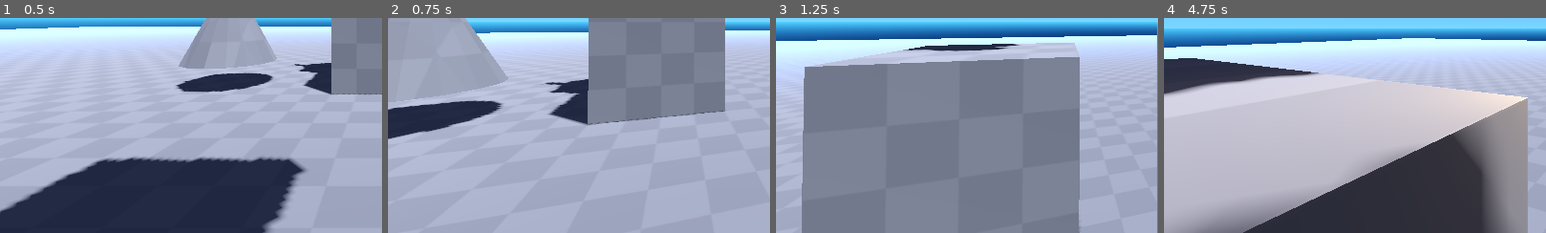
Above: before the commit, frames 1-4 (left to right).
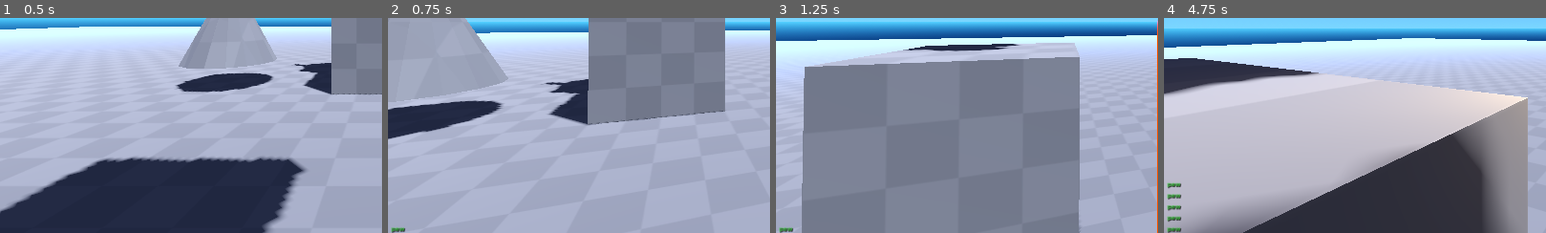
Above: after the commit, the same moments.

Repository: ditherworks/ditherworks_tools
Game: Godot game, scene res://demo/scenes/demo_world.tscn
Two runs of this game, one before a commit and one after it. Both use one fixed random seed, a clock stepped at 60 frames per second and the inputs below.
Inputs (mouse positions are % of the whole screen's width and height, from its top left):
- Up to frame 1 (0.5 s): no input
- Up to frame 2 (0.75 s): tap Enter at 0.5 s; move the mouse to (55, 50) at 0.52 s; hold W (move_forward) from 0.53 s (still down); click (55, 50) at 0.6 s
- Up to frame 3 (1.25 s): keep holding W (move_forward); tap Space (jump) at 0.77 s
- Up to frame 4 (4.75 s): keep holding W (move_forward); move the mouse to (45, 50) at 1.27 s; click (45, 50) at 1.35 s; tap Space (jump) at 1.52, 3.02, 3.77, 4.52 s; move the mouse to (52, 48) at 2.02 s; tap F at 2.1, 4.35 s; click (52, 48) at 2.3 s; move the mouse to (49, 52) at 2.77 s; click (49, 52) at 2.85 s; move the mouse to (57, 51) at 3.52 s; click (57, 51) at 3.6 s; move the mouse to (42, 49) at 4.27 s; click (42, 49) at 4.55 s
The pictures show only the part of the screen within x 0-50%, y 50-100%; the shares and areas given below are measured in that part.

Frame 1 is identical in both runs. In frame 2, less than 0.1% of the frame differs, in the area x 0-5%, y 97-100%; in frame 3, less than 0.1%; in frame 4, 0.4%, in the area x 0-5%, y 76-100%.

Commit message:
console
- added print_line functionality for handy fullscreen debug output

Diff:
--- a/console/console.gd
+++ b/console/console.gd
@@ -77,6 +77,10 @@
 	_parse_input(text)
 
 
+func print_line(line: String, color := Color.WHITE) -> void:
+	_output.print_line(line, color)
+
+
 # Private Functions
 func _activate(active := true) -> void:
 	_active = active
--- a/demo/scripts/player/states/player_state.gd
+++ b/demo/scripts/player/states/player_state.gd
@@ -33,6 +33,7 @@
 	if Utils.action_just_pressed(event, "shoot"):
 		if _player._bullet_cast:
 			_player._bullet_cast.shoot()
+			g_console.print_line("pew", Color.LIME_GREEN)
 
 
 # Signal Functions
